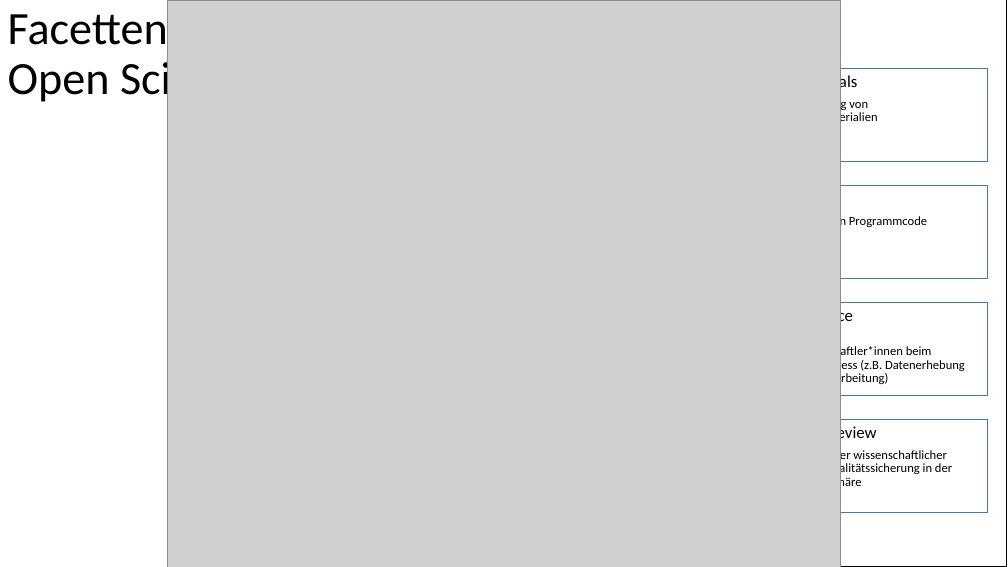
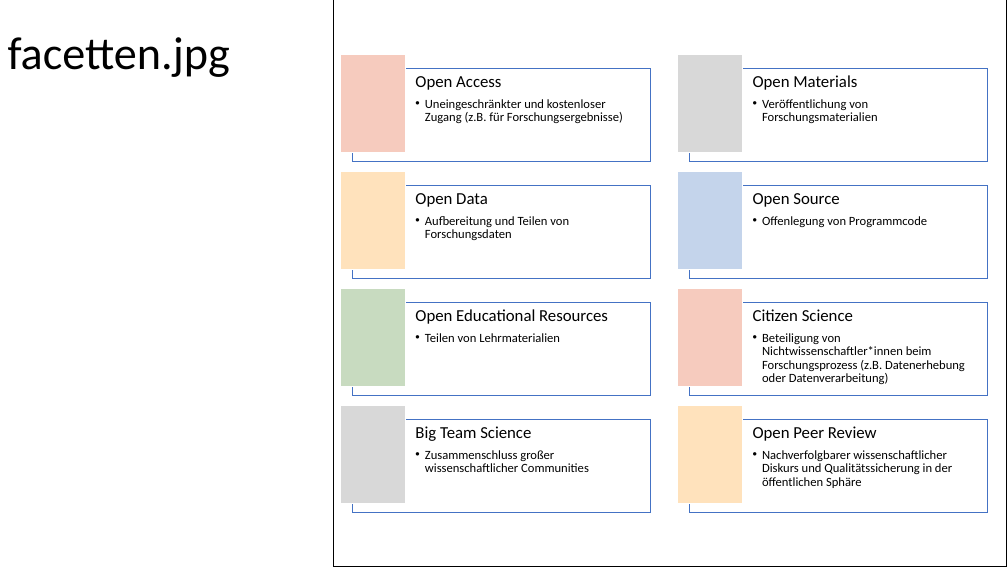
Before and after one commit to LukasRoeseler/opensciencebuch, a slide deck: slide 18 of images/Abbildungen-01.pptx. Drawn at 1008x567 pixels with LibreOffice and Linux fonts; fonts in the diff are those of the drawing; grey boxes stand for pictures. Boxes give left, top, right and bottom in pixels: in the first picture for what was removed or moved away, otherwise in the second. Text is boxed around its words. In the diff, an @@ line names an element or a change of style, - is before the commit and + after.

```diff
--- a/images/Abbildungen-01.pptx
+++ b/images/Abbildungen-01.pptx
@@ picture removed at (168,0,841,567) @@
@@ title at (8,37,230,77): text changed @@
-Facetten von Open Science
+facetten.jpg
@@ group added at (340,54,743,513): 12 rectangles, 4 texts @@
+Open Access
+  • Uneingeschränkter und kostenloser Zugang (z.B. für Forschungsergebnisse)
+Open Data
+  • Aufbereitung und Teilen von Forschungsdaten
+Open Educational Resources
+  • Teilen von Lehrmaterialien
+Big Team Science
+  • Zusammenschluss großer wissenschaftlicher Communities
```
Also in this commit, not shown: 13 other slides changed, 3 slides added, 3 slides removed, 1 other file.
